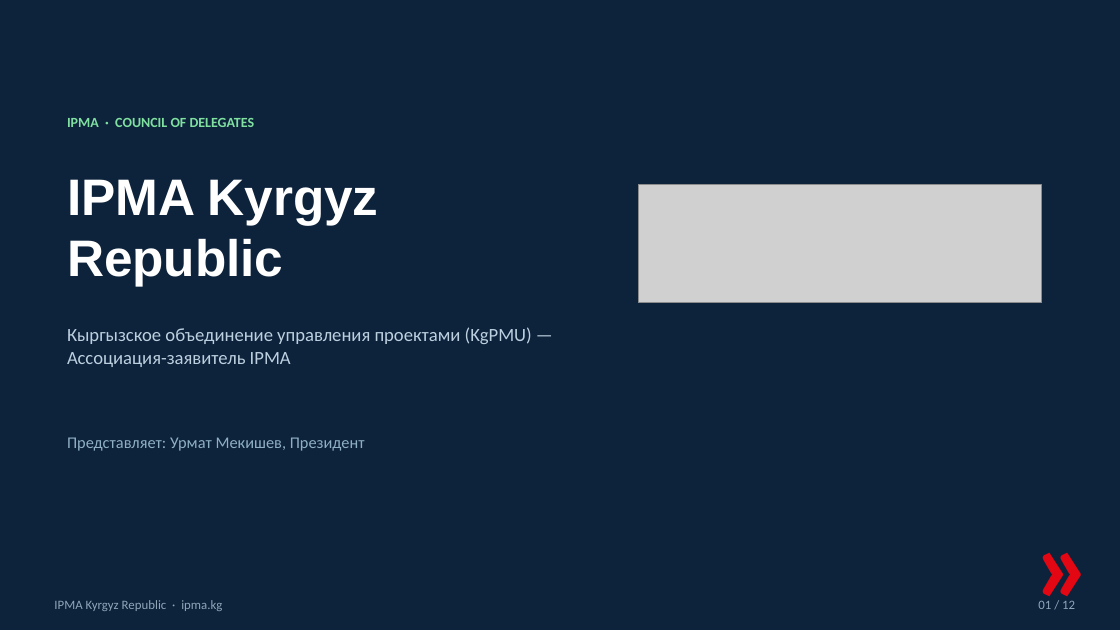
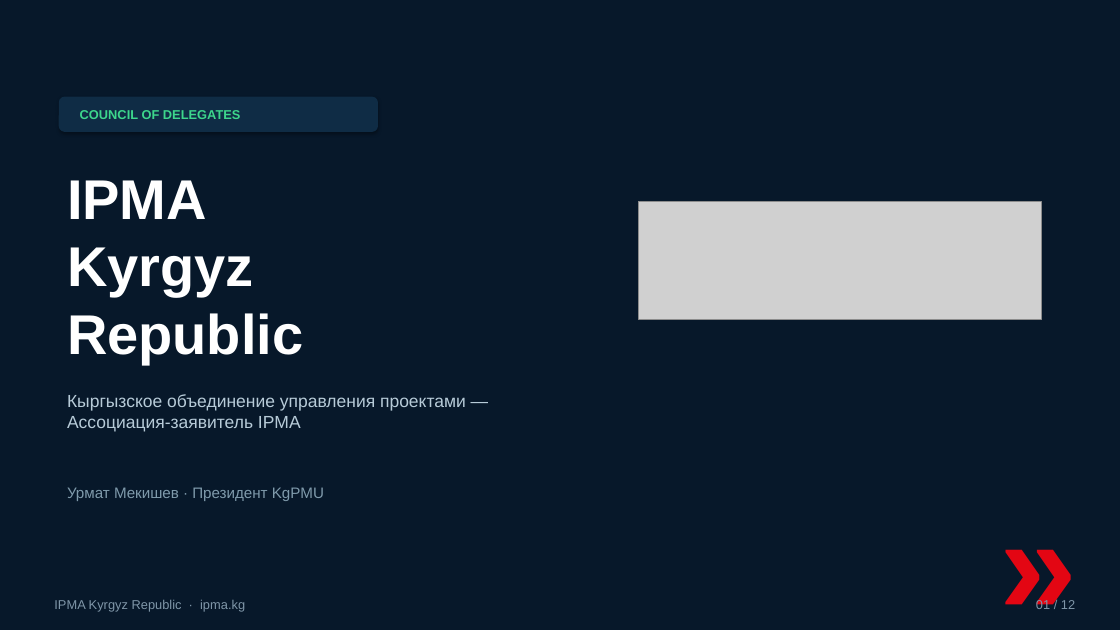
Before and after one commit to umekishev/umekishev, a slide deck: slide 1 of presentations/IPMA_Kyrgyzstan_CoD_Presentation.pptx. Drawn at 1120x630 pixels with LibreOffice and Linux fonts; fonts in the diff are those of the drawing; grey boxes stand for pictures. Boxes give left, top, right and bottom in pixels: in the first picture for what was removed or moved away, otherwise in the second. Text is boxed around its words. In the diff, an @@ line names an element or a change of style, - is before the commit and + after.

```diff
--- a/presentations/IPMA_Kyrgyzstan_CoD_Presentation.pptx
+++ b/presentations/IPMA_Kyrgyzstan_CoD_Presentation.pptx
@@ rectangle at (0,0,1120,630): fill #0D223B to #07182A @@
@@ rounded rectangle added at (59,97,378,132), fill #0F2C45 @@
@@ text at (80,110,241,119): text changed; size 12 to 11 pt; font Calibri to Arial; text colour #7FE0A0 to #3DD68C @@
-IPMA · COUNCIL OF DELEGATES
+COUNCIL OF DELEGATES
@@ text "IPMA Kyrgyz Republic" at (67,180,303,363): size 44 to 48 pt @@
@@ picture: place and size @@
-picture at (639,185,1042,302)
+picture at (639,202,1042,319)
@@ text at (67,394,466,432): text changed; size 16 to 15 pt; font Calibri to Arial; text colour #BCD0DF to #B7CBD8 @@
-Кыргызское объединение управления проектами (KgPMU) — Ассоциация-заявитель IPMA
+Кыргызское объединение управления проектами — Ассоциация-заявитель IPMA
@@ text "»": place and size @@
-text "»" at (1025,487,1120,588)
+text "»" at (991,471,1120,597)
@@ text "»" at (991,471,1120,597): size 96 to 120 pt, font Calibri to Arial @@
@@ text at (67,487,324,501): text changed; size 14 to 13 pt; font Calibri to Arial; text colour #8FB0C4 to #7F9AAB @@
-Представляет: Урмат Мекишев, Президент
+Урмат Мекишев · Президент KgPMU
@@ text "IPMA Kyrgyz Republic · ipma.kg" at (54,600,245,612): font Calibri to Arial, text colour #8FA6B8 to #7F96A8 @@
@@ text "01 / 12" at (1036,599,1075,612): font Calibri to Arial, text colour #8FA6B8 to #7F96A8 @@
```
Also in this commit, not shown: 11 other slides changed, 1 other file.
